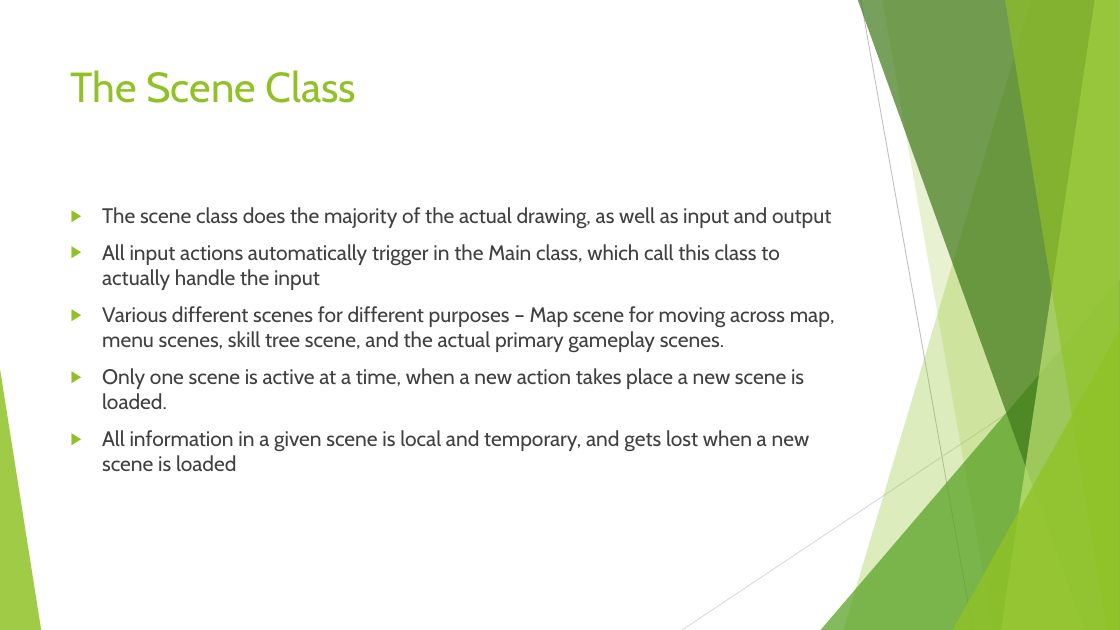
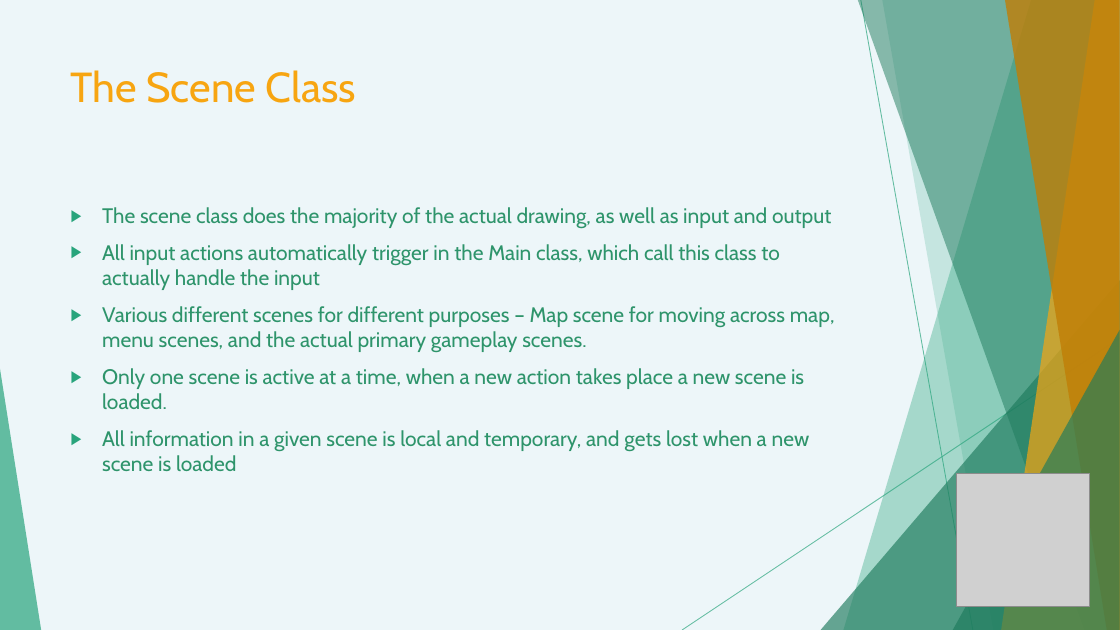
Before and after one commit to Cwalrus96/SeniorProject, a slide deck: slide 9 of Presentations/FinalPresentation.pptx (slide 8 before the commit). Drawn at 1120x630 pixels with LibreOffice and Linux fonts; fonts in the diff are those of the drawing; grey boxes stand for pictures. Boxes give left, top, right and bottom in pixels: in the first picture for what was removed or moved away, otherwise in the second. Text is boxed around its words. In the diff, an @@ line names an element or a change of style, - is before the commit and + after.

Commit message:
started working on adding game tree

```diff
--- a/Presentations/FinalPresentation.pptx
+++ b/Presentations/FinalPresentation.pptx
@@ background #FFFFFF to #EDF6F9 @@
@@ freeform shape at box(844, 0, 1120, 630): fill #90C226 at 30% opacity to #28A47C at 36% opacity @@
@@ freeform shape at box(858, 0, 1120, 630): fill #3F7819 at 70% opacity to #1E7B5D at 50% opacity @@
@@ line (861, 0) - (973, 630): stroke #BFBFBF 0.75 pt to #28A47C 0.75 pt @@
@@ freeform shape at box(882, 0, 1120, 630): fill #90C226 at 20% opacity to #28A47C at 20% opacity @@
@@ freeform shape at box(1002, 0, 1120, 630): fill #C0E474 at 70% opacity to #F7A511 at 70% opacity @@
@@ freeform shape at box(1005, 0, 1120, 630): fill #90C226 at 65% opacity to #C07E06 at 80% opacity @@
@@ title "The Scene Class" at box(71, 70, 357, 103): text colour #90C226 to #F7A511 @@
@@ text at box(102, 207, 831, 471): text colour #404040 to #2E946B in "The scene class does the majority of ...", "All input actions automatically trigger in the ...", "Only one scene is active at a ...", "All information in a given scene is ..."; bullet colour #90C226 to #28A47C @@
@@ triangle at box(821, 280, 1120, 630): fill #54A021 at 72% opacity to #1E7B5D at 66% opacity @@
@@ text at box(102, 306, 835, 352): text changed; text colour #404040 to #2E946B @@
-▶ Various different scenes for different purposes – Map scene for moving across map, menu scenes, skill tree scene, and the actual primary gameplay scenes.
+▶ Various different scenes for different purposes – Map scene for moving across map, menu scenes, and the actual primary gameplay scenes.
@@ line (1120, 339) - (682, 630): stroke #D9D9D9 0.75 pt to #28A47C 0.75 pt @@
@@ triangle at box(953, 330, 1120, 630): fill #90C226 at 80% opacity to #1E7B5D at 66% opacity @@
@@ triangle at box(0, 369, 41, 630): fill #90C226 at 85% opacity to #28A47C at 70% opacity @@
@@ picture added at box(957, 474, 1090, 607) @@
```
Also in this commit, not shown: 15 other slides changed, 2 slides added, 35 other files.
